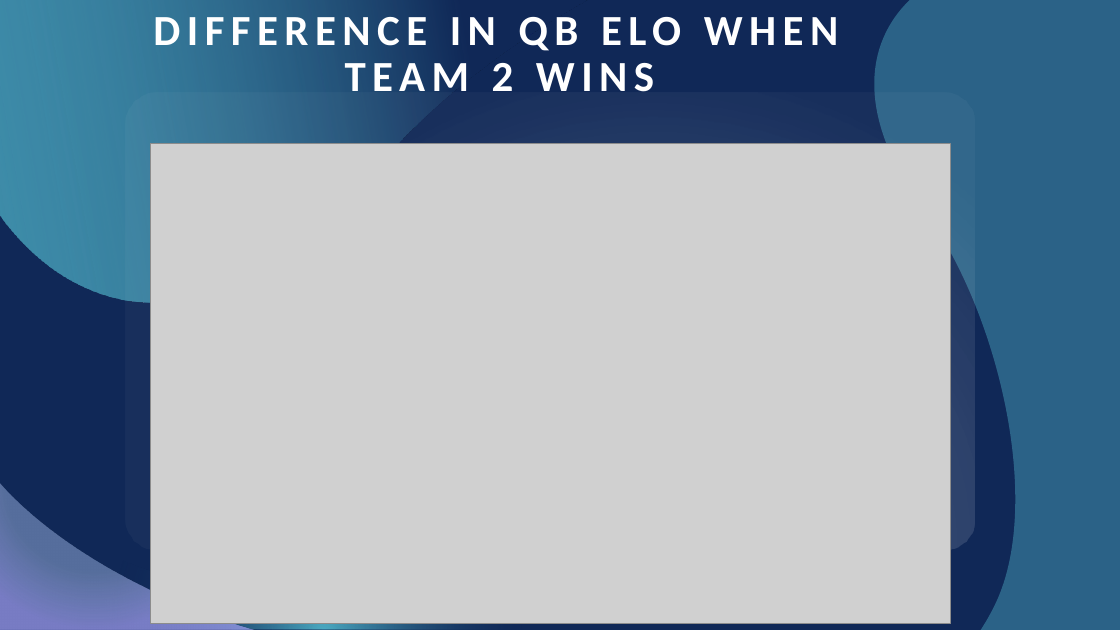
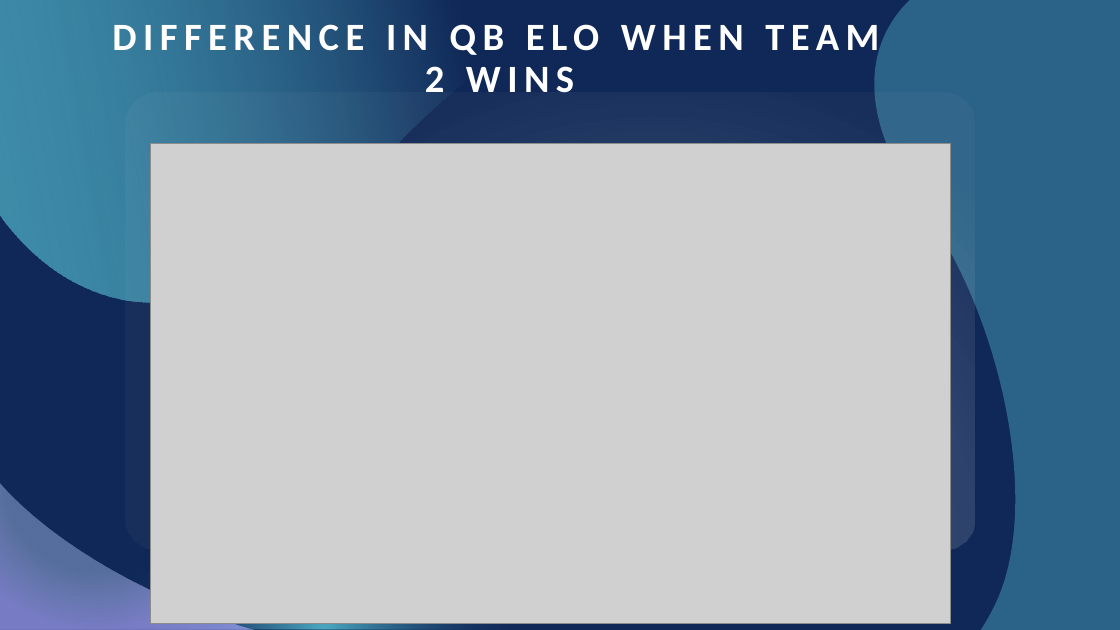
Before and after one commit to itsakcode/healthcare_project, a slide deck: slide 21 of Project_2_Presentation.pptx. Drawn at 1120x630 pixels with LibreOffice and Linux fonts; fonts in the diff are those of the drawing; grey boxes stand for pictures. Boxes give left, top, right and bottom in pixels: in the first picture for what was removed or moved away, otherwise in the second. Text is boxed around its words. In the diff, an @@ line names an element or a change of style, - is before the commit and + after.

Commit message:
Minor Formatting Changes

```diff
--- a/Project_2_Presentation.pptx
+++ b/Project_2_Presentation.pptx
@@ title "DIFFERENCE IN QB ELO WHEN ..." at box(112, 18, 879, 93): size 36.8 to 33.1 pt @@
```
Also in this commit, not shown: 10 other slides changed, 2 slides added, 1 slide removed.
